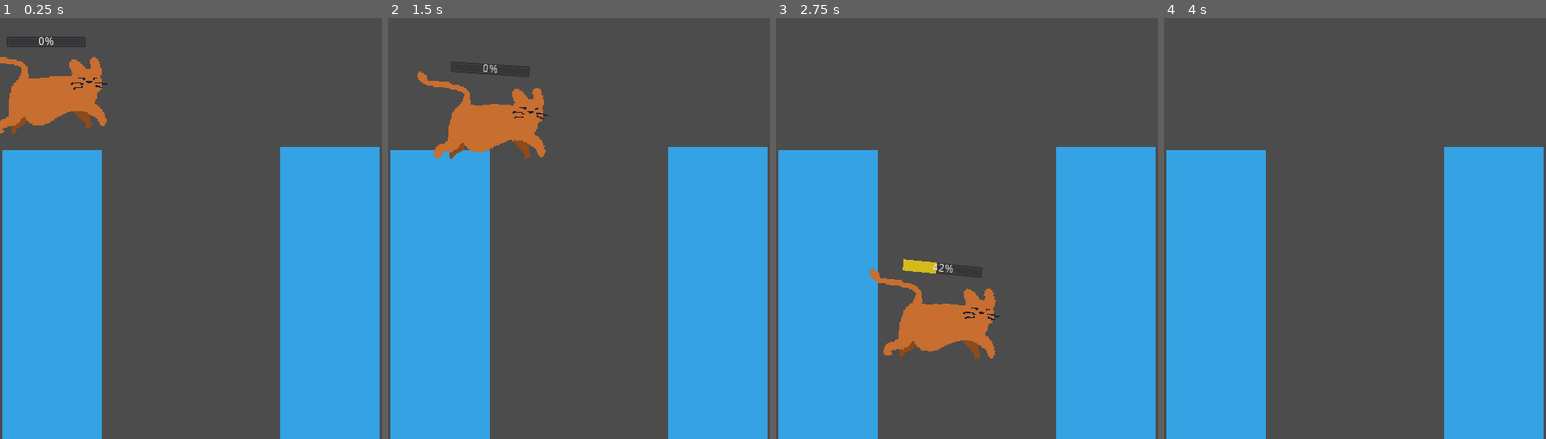
Above: before the commit, frames 1-4 (left to right).
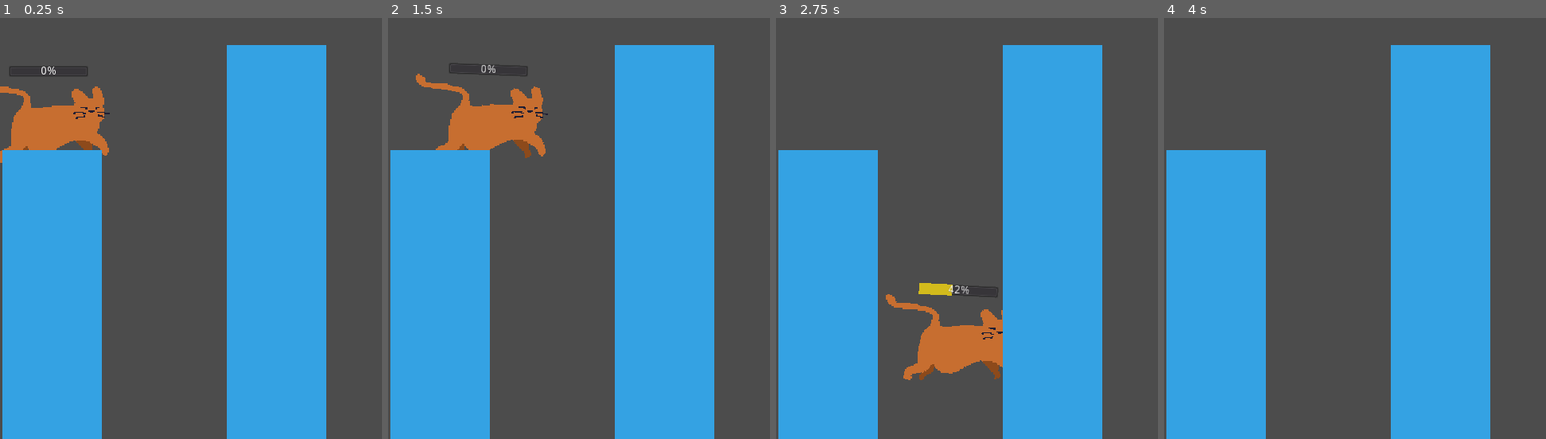
Above: after the commit, the same moments.

Repository: zMenta/Godot-Projects
Game: Godot game, scene res://Scenes/Main.tscn
The game is run twice, just before and just after one commit, with the same random seed, the same clock (stepped at 60 frames per second) and the same inputs.
Inputs (mouse positions are in pixels of both pictures, inside the frame that each line leads up to):
- Up to frame 1 (0.25 s): no input
- Up to frame 2 (1.5 s): move the mouse to (663, 123) at 0.52 s; press the mouse at (663, 123) at 0.53 s; move the mouse to (502, 182) at 1.27 s; release the mouse at (502, 182) at 1.28 s; click (502, 182) at 1.35 s
- Up to frame 3 (2.75 s): move the mouse to (1005, 26) at 2.02 s; press the mouse at (1005, 26) at 2.03 s
- Up to frame 4 (4 s): move the mouse to (1335, 266) at 2.77 s; release the mouse at (1335, 266) at 2.78 s; click (1335, 266) at 2.85 s; move the mouse to (1469, 236) at 3.52 s; press the mouse at (1469, 236) at 3.53 s

The runs differ from the first frame. In frame 1, 30% of the frame differs, in the area x 0-100%, y 4-100%; in frame 2, 26%; in frame 3, 30%, in the area x 24-100%, y 6-100%; in frame 4, 26%.

Commit message:
Compidis's Quest progress

Diff:
--- a/Compidi's Quest/Scenes/Block.tscn
+++ b/Compidi's Quest/Scenes/Block.tscn
@@ -24,6 +24,7 @@
 shape = SubResource( 1 )
 
 [node name="Area2D" type="Area2D" parent="."]
+position = Vector2( 0, -2 )
 collision_layer = 4
 __meta__ = {
 "_edit_group_": true
--- a/Compidi's Quest/Scenes/Main.tscn
+++ b/Compidi's Quest/Scenes/Main.tscn
@@ -5,13 +5,13 @@
 
 [node name="Main" type="Node"]
 
+[node name="Player" parent="." instance=ExtResource( 1 )]
+position = Vector2( 55, 303 )
+
 [node name="Blocks" type="Node2D" parent="."]
 
 [node name="Block" parent="Blocks" instance=ExtResource( 2 )]
 position = Vector2( 3, 357 )
 
 [node name="Block2" parent="Blocks" instance=ExtResource( 2 )]
-position = Vector2( 352, 353 )
-
-[node name="Player" parent="." instance=ExtResource( 1 )]
-position = Vector2( 52, 266 )
+position = Vector2( 285, 225 )
--- a/Compidi's Quest/Scenes/Player.tscn
+++ b/Compidi's Quest/Scenes/Player.tscn
@@ -5,8 +5,7 @@
 [ext_resource path="res://Scripts/Player.gd" type="Script" id=3]
 
 [sub_resource type="PhysicsMaterial" id=3]
-friction = 2.0
-bounce = 0.4
+friction = 10.0
 
 [sub_resource type="SpriteFrames" id=1]
 animations = [ {
--- a/Compidi's Quest/Scripts/Block.gd
+++ b/Compidi's Quest/Scripts/Block.gd
@@ -12,4 +12,8 @@
 
 
 func _on_Area2D_body_shape_entered(body_rid: RID, body: Node, body_shape_index: int, local_shape_index: int) -> void:
-	print("body")
+	print("body entered:", body)
+
+	yield(get_tree().create_timer(2),"timeout")
+
+	print(body)
